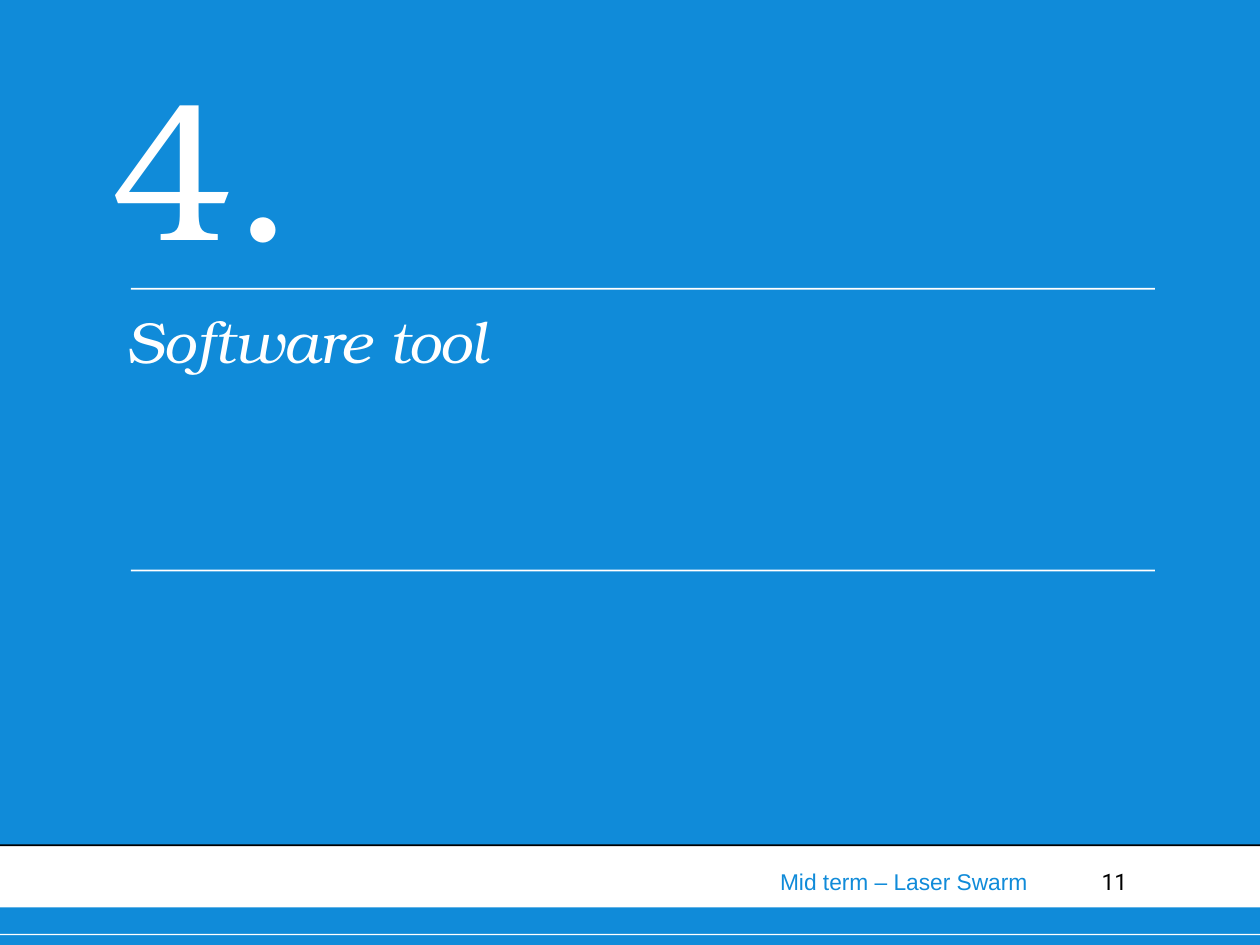
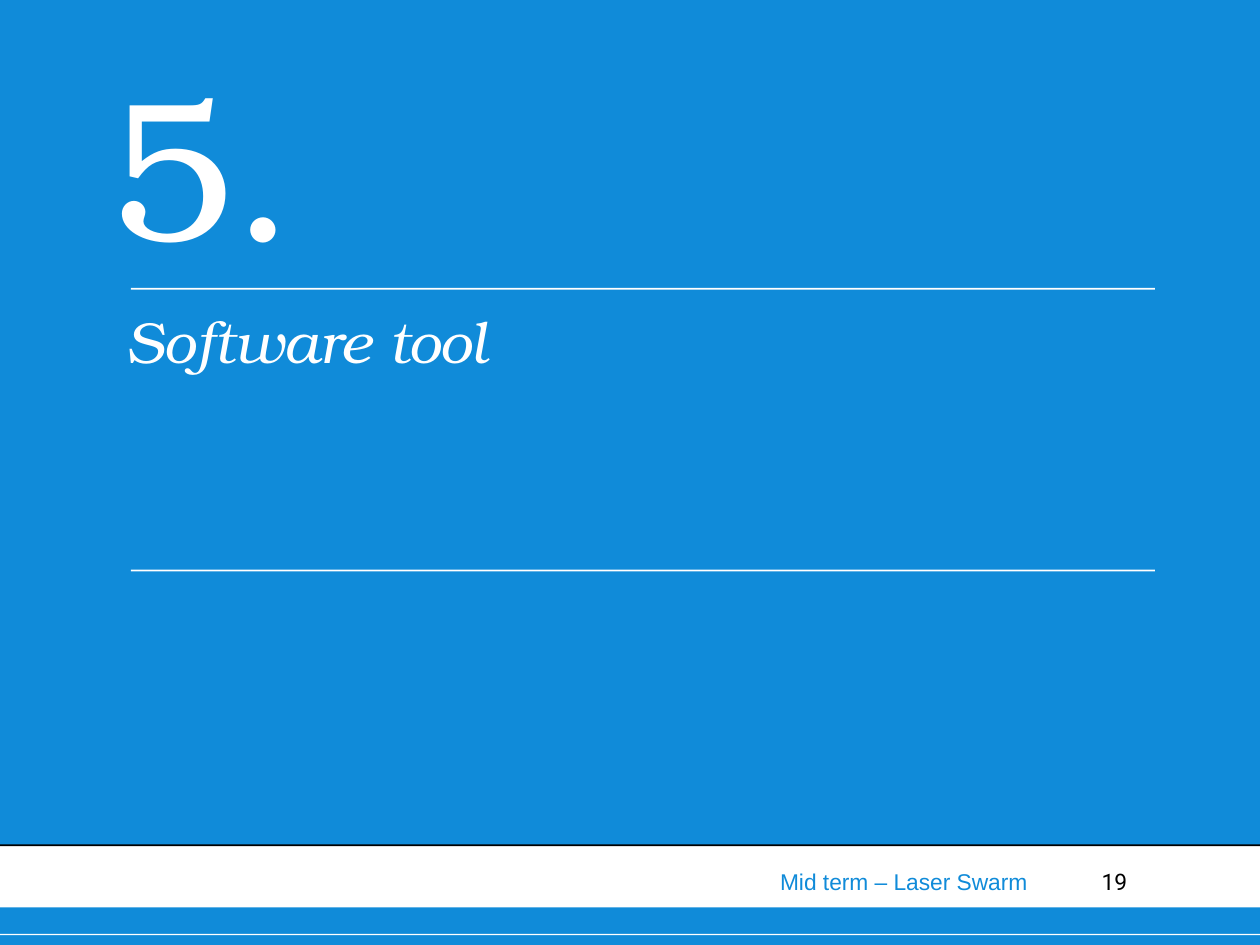
Before and after one commit to thewisenerd/laser-swarm, a slide deck: slide 19 of midTermPresentation/MidTermPresentation.ppt (slide 11 before the commit). Drawn at 1260x945 pixels with LibreOffice and Linux fonts; fonts in the diff are those of the drawing; background and template pictures are left out. Boxes give left, top, right and bottom in pixels: in the first picture for what was removed or moved away, otherwise in the second. Text is boxed around its words. In the diff, an @@ line names an element or a change of style, - is before the commit and + after.

```diff
--- a/midTermPresentation/MidTermPresentation.ppt
+++ b/midTermPresentation/MidTermPresentation.ppt
@@ text at bbox=[110, 98, 296, 243]: text changed @@
-4.
+5.
@@ page number at bbox=[1102, 873, 1128, 890]: text changed @@
-11
+19
```
Also in this commit, not shown: 2 other slides changed, 11 slides added, 4 slides removed.
